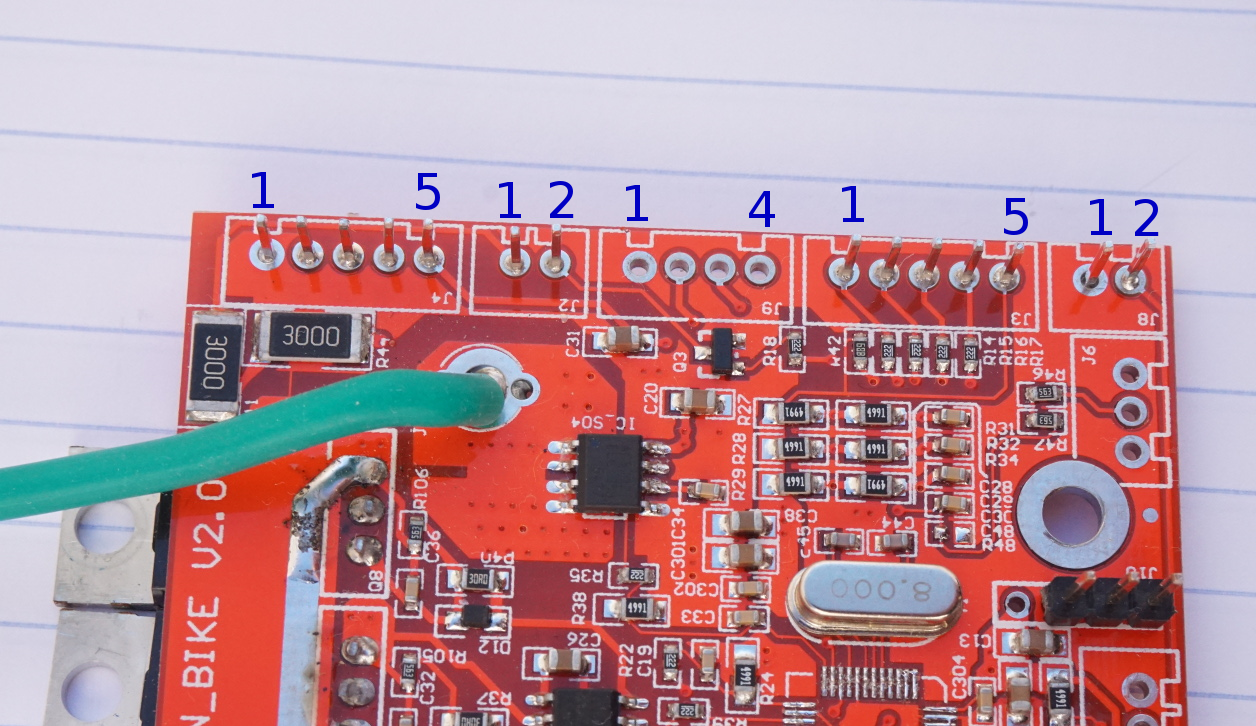
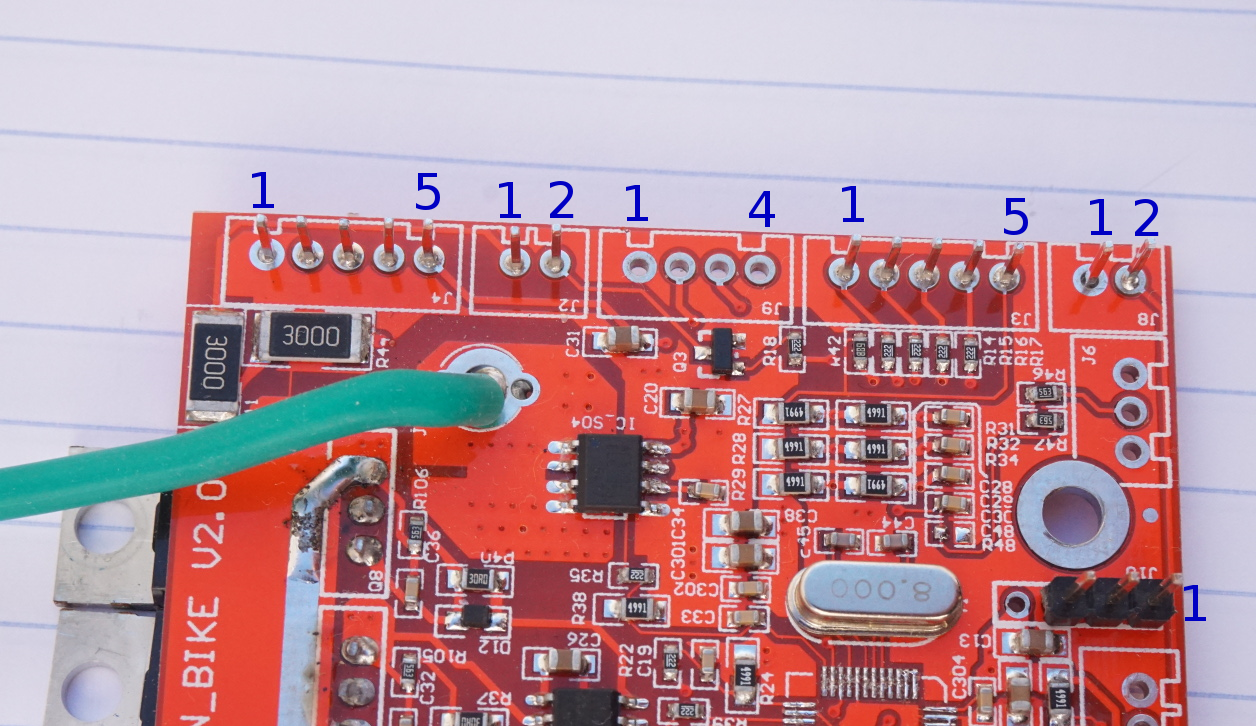
The second 1256 x 726 image is a revision of the first. Changes to its layers:
added layer "1 #5" above "4" over (1184, 585, 1206, 621)
